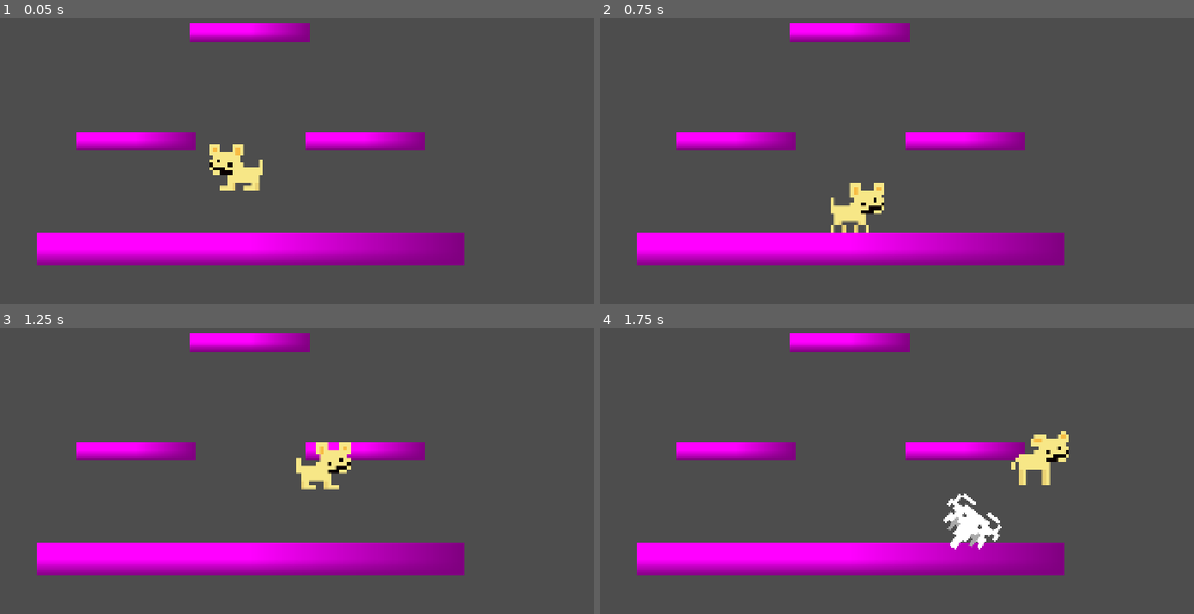
Above: before the commit, frames 1-4 (two rows, left to right).
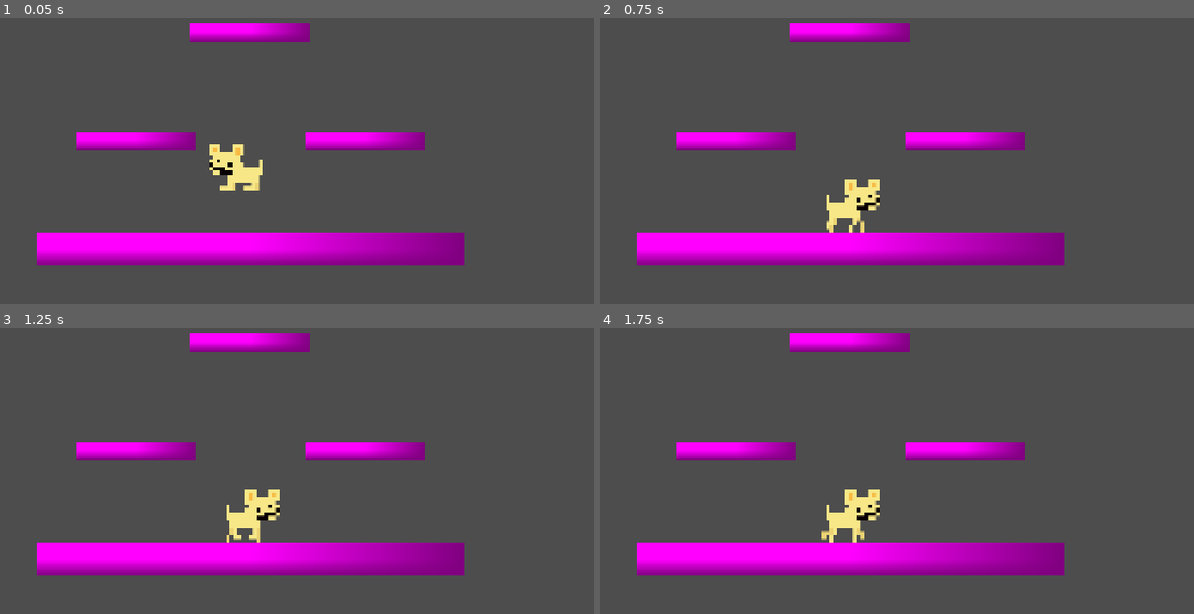
Above: after the commit, the same moments.

Repository: RejectedSpace/Austin-Tastic
Game: Godot game, scene res://battlefield.tscn
Two runs of this game, one before a commit and one after it. Both use one fixed random seed, a clock stepped at 60 frames per second and the inputs below.
Inputs (mouse positions are in pixels of both pictures, inside the frame that each line leads up to):
- Up to frame 1 (0.05 s): no input
- Up to frame 2 (0.75 s): move the mouse to (1003, 112) at 0.52 s; hold D (right) from 0.53 s (still down); click (1003, 112) at 0.6 s
- Up to frame 3 (1.25 s): keep holding D (right); tap Space (jump) at 0.77 s
- Up to frame 4 (1.75 s): keep holding D (right); move the mouse to (712, 459) at 1.27 s; click (712, 459) at 1.35 s; tap Space (jump) at 1.52 s

Frame 1 is identical in both runs. In frame 2, 0.8% of the frame differs, in the area x 38-48%, y 56-76%; in frame 3, 1.9%; in frame 4, 2.8%, in the area x 37-79%, y 36-78%.

Commit message:
Improved Sprite Sheet

Diff:
--- a/Player.tscn
+++ b/Player.tscn
@@ -1,61 +1,76 @@
-[gd_scene load_steps=16 format=3 uid="uid://c5ance814rmro"]
+[gd_scene load_steps=19 format=3 uid="uid://c5ance814rmro"]
 
 [ext_resource type="Script" uid="uid://cymw7plyqljes" path="res://player.gd" id="1_kpjcp"]
-[ext_resource type="Texture2D" uid="uid://dwhai5c4moy8i" path="res://WingmanSpriteSheetSized.png" id="2_kpjcp"]
+[ext_resource type="Texture2D" uid="uid://cypmdwl2ohus6" path="res://WingmanSpriteSheetSized.png" id="2_kpjcp"]
 
 [sub_resource type="AtlasTexture" id="AtlasTexture_kpjcp"]
 atlas = ExtResource("2_kpjcp")
-region = Rect2(816, 0, 128, 112)
+region = Rect2(408, 272, 128, 128)
 
 [sub_resource type="AtlasTexture" id="AtlasTexture_kne1u"]
 atlas = ExtResource("2_kpjcp")
-region = Rect2(1088, 0, 128, 112)
+region = Rect2(544, 272, 128, 128)
 
 [sub_resource type="AtlasTexture" id="AtlasTexture_e80uo"]
 atlas = ExtResource("2_kpjcp")
-region = Rect2(1224, 0, 128, 112)
+region = Rect2(1224, 0, 128, 128)
 
 [sub_resource type="AtlasTexture" id="AtlasTexture_cxr5p"]
 atlas = ExtResource("2_kpjcp")
-region = Rect2(0, 0, 128, 112)
+region = Rect2(1224, 272, 128, 128)
 
 [sub_resource type="AtlasTexture" id="AtlasTexture_tdg3f"]
 atlas = ExtResource("2_kpjcp")
-region = Rect2(136, 0, 128, 112)
+region = Rect2(0, 0, 128, 128)
 
 [sub_resource type="AtlasTexture" id="AtlasTexture_dtqjt"]
 atlas = ExtResource("2_kpjcp")
-region = Rect2(952, 0, 128, 112)
+region = Rect2(136, 0, 128, 128)
 
 [sub_resource type="AtlasTexture" id="AtlasTexture_5ncpa"]
 atlas = ExtResource("2_kpjcp")
-region = Rect2(272, 0, 128, 112)
+region = Rect2(1088, 0, 128, 128)
 
 [sub_resource type="AtlasTexture" id="AtlasTexture_wi0c6"]
 atlas = ExtResource("2_kpjcp")
-region = Rect2(408, 0, 128, 112)
+region = Rect2(272, 0, 128, 128)
 
 [sub_resource type="AtlasTexture" id="AtlasTexture_hp6x6"]
 atlas = ExtResource("2_kpjcp")
-region = Rect2(544, 0, 128, 112)
+region = Rect2(408, 0, 128, 128)
 
 [sub_resource type="AtlasTexture" id="AtlasTexture_3tkgg"]
 atlas = ExtResource("2_kpjcp")
-region = Rect2(680, 0, 128, 112)
+region = Rect2(544, 0, 128, 128)
+
+[sub_resource type="AtlasTexture" id="AtlasTexture_l6ohk"]
+atlas = ExtResource("2_kpjcp")
+region = Rect2(680, 0, 128, 128)
+
+[sub_resource type="AtlasTexture" id="AtlasTexture_oudfo"]
+atlas = ExtResource("2_kpjcp")
+region = Rect2(816, 0, 128, 128)
+
+[sub_resource type="AtlasTexture" id="AtlasTexture_d6rpx"]
+atlas = ExtResource("2_kpjcp")
+region = Rect2(952, 0, 128, 128)
 
 [sub_resource type="SpriteFrames" id="SpriteFrames_3tkgg"]
 animations = [{
 "frames": [{
 "duration": 1.0,
 "texture": SubResource("AtlasTexture_kpjcp")
+}, {
+"duration": 1.0,
+"texture": SubResource("AtlasTexture_kne1u")
 }],
 "loop": true,
-"name": &"Attack",
+"name": &"DashAttack",
 "speed": 5.0
 }, {
 "frames": [{
 "duration": 1.0,
-"texture": SubResource("AtlasTexture_kne1u")
+"texture": SubResource("AtlasTexture_e80uo")
 }],
 "loop": true,
 "name": &"Fall",
@@ -63,7 +78,7 @@
 }, {
 "frames": [{
 "duration": 1.0,
-"texture": SubResource("AtlasTexture_e80uo")
+"texture": SubResource("AtlasTexture_cxr5p")
 }],
 "loop": true,
 "name": &"Glitch",
@@ -71,10 +86,10 @@
 }, {
 "frames": [{
 "duration": 3.0,
-"texture": SubResource("AtlasTexture_cxr5p")
+"texture": SubResource("AtlasTexture_tdg3f")
 }, {
 "duration": 1.0,
-"texture": SubResource("AtlasTexture_tdg3f")
+"texture": SubResource("AtlasTexture_dtqjt")
 }],
 "loop": true,
 "name": &"Idle",
@@ -82,24 +97,30 @@
 }, {
 "frames": [{
 "duration": 1.0,
-"texture": SubResource("AtlasTexture_dtqjt")
+"texture": SubResource("AtlasTexture_5ncpa")
 }],
 "loop": true,
 "name": &"Rise",
 "speed": 5.0
 }, {
 "frames": [{
-"duration": 3.0,
-"texture": SubResource("AtlasTexture_5ncpa")
-}, {
-"duration": 5.0,
+"duration": 1.0,
 "texture": SubResource("AtlasTexture_wi0c6")
 }, {
-"duration": 3.0,
+"duration": 1.0,
 "texture": SubResource("AtlasTexture_hp6x6")
 }, {
-"duration": 5.0,
+"duration": 1.0,
 "texture": SubResource("AtlasTexture_3tkgg")
+}, {
+"duration": 1.0,
+"texture": SubResource("AtlasTexture_l6ohk")
+}, {
+"duration": 1.0,
+"texture": SubResource("AtlasTexture_oudfo")
+}, {
+"duration": 1.0,
+"texture": SubResource("AtlasTexture_d6rpx")
 }],
 "loop": true,
 "name": &"Walk",
@@ -117,9 +138,9 @@
 script = ExtResource("1_kpjcp")
 
 [node name="AnimatedSprite2D" type="AnimatedSprite2D" parent="."]
-position = Vector2(-16, -24)
+position = Vector2(-16, -32)
 sprite_frames = SubResource("SpriteFrames_3tkgg")
-animation = &"Attack"
+animation = &"DashAttack"
 
 [node name="CollisionShape2D" type="CollisionShape2D" parent="."]
 shape = SubResource("RectangleShape2D_vsh2u")
@@ -145,7 +166,9 @@
 position = Vector2(-52, 8)
 shape = SubResource("RectangleShape2D_kpjcp")
 
-[node name="WindupTimer" type="Timer" parent="."]
+[node name="ChargeTimer" type="Timer" parent="."]
+
+[node name="StartupTimer" type="Timer" parent="."]
 process_callback = 0
 one_shot = true
 
@@ -153,12 +176,12 @@
 process_callback = 0
 one_shot = true
 
-[node name="CooldownTimer" type="Timer" parent="."]
+[node name="LagTimer" type="Timer" parent="."]
 process_callback = 0
 one_shot = true
 
-[connection signal="timeout" from="CoyoteTimer" to="." method="_on_timer_timeout"]
-[connection signal="timeout" from="GlitchTimer" to="." method="_on_timer_2_timeout"]
-[connection signal="timeout" from="WindupTimer" to="." method="_on_windup_timer_timeout"]
+[connection signal="timeout" from="CoyoteTimer" to="." method="_on_coyote_timer_timeout"]
+[connection signal="timeout" from="GlitchTimer" to="." method="_on_glitch_timer_timeout"]
+[connection signal="timeout" from="StartupTimer" to="." method="_on_startup_timer_timeout"]
 [connection signal="timeout" from="AttackTimer" to="." method="_on_attack_timer_timeout"]
-[connection signal="timeout" from="CooldownTimer" to="." method="_on_cooldown_timer_timeout"]
+[connection signal="timeout" from="LagTimer" to="." method="_on_lag_timer_timeout"]
--- /dev/null
+++ b/attack.gd
@@ -0,0 +1,3 @@
+extends Node2D
+
+class_name Attack
--- a/player.gd
+++ b/player.gd
@@ -4,14 +4,14 @@
 @onready var coyote_timer = $CoyoteTimer
 @onready var glitch_timer = $GlitchTimer
 @onready var dash_timer = $DashTimer
-@onready var windup_timer = $WindupTimer
+@onready var startup_timer = $StartupTimer
 @onready var attack_timer = $AttackTimer
-@onready var cooldown_timer = $CooldownTimer
+@onready var lag_timer = $LagTimer
 
 const MAX_SPEED = 500
 const MOVE_ACCEL = 600
 const JUMP_SPEED = 650
-const FRICTION = MAX_SPEED * 3
+const FRICTION = MAX_SPEED*3
 const AIR_RESISTANCE = FRICTION*0.3
 const MAX_JUMPS = 2
 const AIR_JUMP_OFFSET = 50
@@ -19,6 +19,7 @@
 var cooldown = false
 var attack = "dash"
 var glitchy = false
+var attacks = []
 var gravity = ProjectSettings.get_setting("physics/2d/default_gravity")
 var dash_direction: String
 var starting_position: Vector2
@@ -130,17 +131,25 @@
 	return direction * velocity.x < 0
 
 func handle_attack(direction: float) -> void:
-	if is_on_floor() and abs(velocity.x) > MAX_SPEED*0.5:
-		cooldown = true
-		velocity.y = -JUMP_SPEED*0.4
-		velocity.x = MAX_SPEED*direction*1.25
-		attack = "dash"
-		windup_timer.start(0.1)
+	if is_on_floor():
+		if abs(velocity.x) > MAX_SPEED*0.5:
+			cooldown = true
+			velocity.y = -JUMP_SPEED*0.4
+			velocity.x = MAX_SPEED*direction*1.25
+			attack = "dash"
+			startup_timer.start(0.1)
+		elif direction:
+			cooldown = true
+			attack = "left_smash"
+			startup_timer.start(0.5)
 
 func apply_animations(direction: float) -> void:
 	if cooldown:
-		if attack == "dash":
-			animation.play("Attack")
+		match attack:
+			"dash":
+				animation.play("DashAttack")
+			"left_smash":
+				animation.play("LeftSmash")
 	else:
 		if direction:
 			animation.flip_h = direction > 0
@@ -164,14 +173,14 @@
 		glitch_timer.start()
 		glitchy = true
 
-func _on_timer_timeout() -> void:
+func _on_coyote_timer_timeout() -> void:
 	if jumps == MAX_JUMPS:
 		jumps -= 1
 
-func _on_timer_2_timeout() -> void:
+func _on_glitch_timer_timeout() -> void:
 	glitchy = false
 
-func _on_windup_timer_timeout() -> void:
+func _on_startup_timer_timeout() -> void:
 	match attack:
 		"dash":
 			$DashAttack.visible = true
@@ -181,9 +190,9 @@
 	match attack:
 		"dash":
 			$DashAttack.visible = false
-			cooldown_timer.start(0.5)
+			lag_timer.start(0.5)
 
-func _on_cooldown_timer_timeout() -> void:
+func _on_lag_timer_timeout() -> void:
 	cooldown = false
 
 signal air_jump
Binary file changed: WingmanSpriteSheetSized.png
Not shown, changed: WingmanSpriteSheetSized.png.import
Not shown, added: attack.gd.uid
